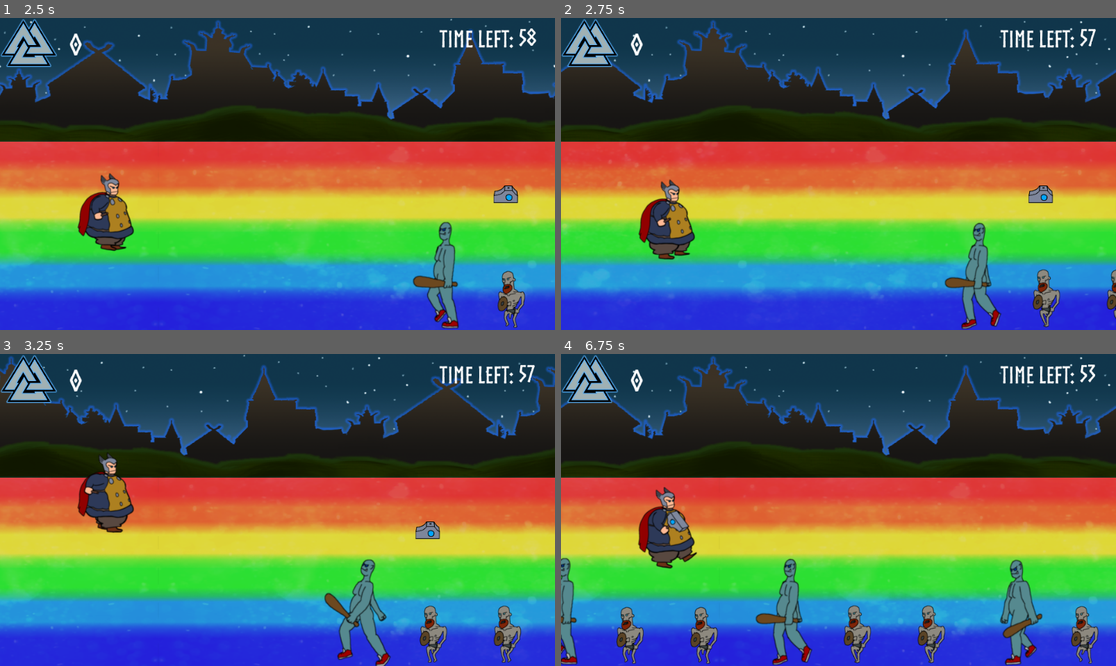
Above: before the commit, frames 1-4 (two rows, left to right).
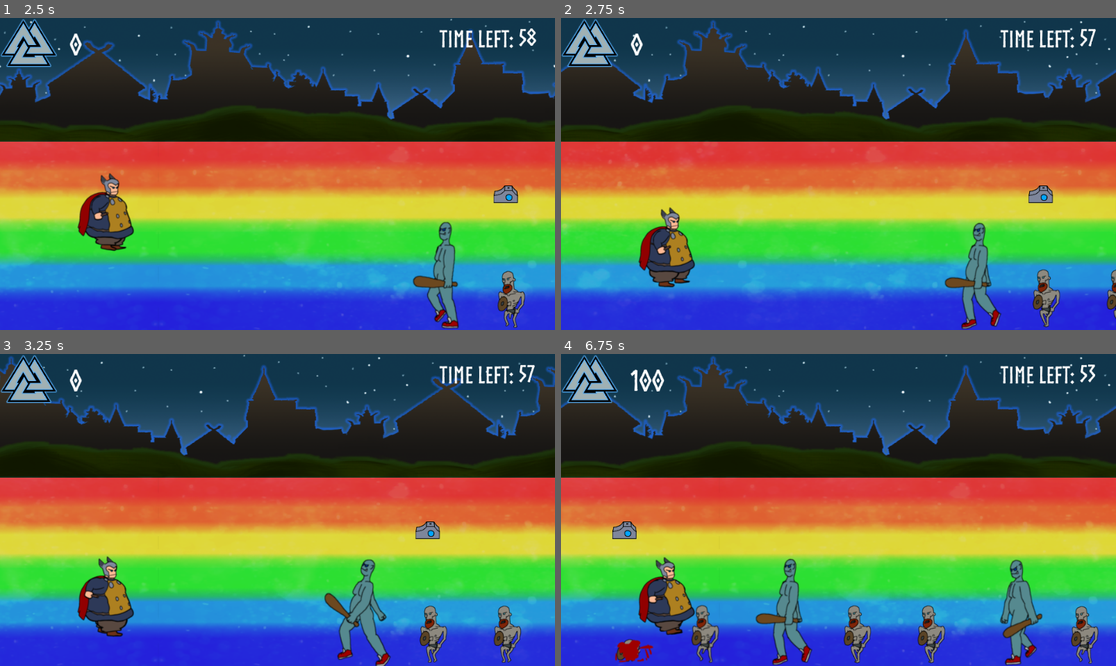
Above: after the commit, the same moments.

Repository: AtharvVohra/Ragnaromp
Game: Godot game, scene res://Title.tscn
The game is run twice, just before and just after one commit, with the same random seed, the same clock (stepped at 60 frames per second) and the same inputs. The project has no main scene, so this scene is started directly.
Inputs:
- Up to frame 1 (2.5 s): click "ROMP!" at 0.5 s; hold Up (ui_up) 1.28-2.03 s; tap Space (ui_select) at 1.52, 2.27 s; hold Down (ui_down) from 2.03 s (still down)
- Up to frame 2 (2.75 s): keep holding Down (ui_down)
- Up to frame 3 (3.25 s): release Down (ui_down) at 2.78 s; hold Up (ui_up) from 2.78 s (still down)
- Up to frame 4 (6.75 s): tap Space (ui_select) at 3.77, 4.52, 5.27 s; release Up (ui_up) at 4.28 s; hold Down (ui_down) 4.28-6.53 s; hold Up (ui_up) from 6.53 s (still down)

Frame 1 is identical in both runs. In frame 2, 2.4% of the frame differs, in the area x 13-25%, y 51-87%; in frame 3, 3.1%; in frame 4, 5.5%, in the area x 0-29%, y 4-100%.

Commit message:
Changed input for changing lanes

Diff:
--- a/Draugr.tscn
+++ b/Draugr.tscn
@@ -58,7 +58,7 @@
 "values": [ 0, 1, 2, 3, 4, 5, 6, 7, 8, 9, 10, 11, 12, 13 ]
 }
 
-[node name="Draugr" type="KinematicBody2D" index="0"]
+[node name="Draugr" type="KinematicBody2D"]
 
 input_pickable = false
 collision_layer = 1
--- a/Level.gd
+++ b/Level.gd
@@ -78,7 +78,7 @@
 			hammer.queue_free()
 
 	# Player lane changing
-	if (!changing_lanes and Input.is_action_just_pressed('ui_up')):
+	if (!changing_lanes and Input.is_action_pressed('ui_up')):
 		if (player_lane > 0):
 			target_lane = player_lane - 1
 			delta_y = globals.lanes[target_lane] - globals.lanes[player_lane]
@@ -88,7 +88,7 @@
 			#print(target_lane)
 			#print(delta_y)
 			#print(delta_y_per_step)
-	if (!changing_lanes and Input.is_action_just_pressed('ui_down')):
+	if (!changing_lanes and Input.is_action_pressed('ui_down')):
 		if (player_lane < 2):
 			target_lane = player_lane + 1
 			delta_y = globals.lanes[target_lane] - globals.lanes[player_lane]
--- a/Level.tscn
+++ b/Level.tscn
@@ -135,7 +135,7 @@
 font_data = ExtResource( 3 )
 _sections_unfolded = [ "Font", "Settings" ]
 
-[node name="Level" type="Node2D"]
+[node name="Level" type="Node2D" index="0"]
 
 script = ExtResource( 1 )
 
